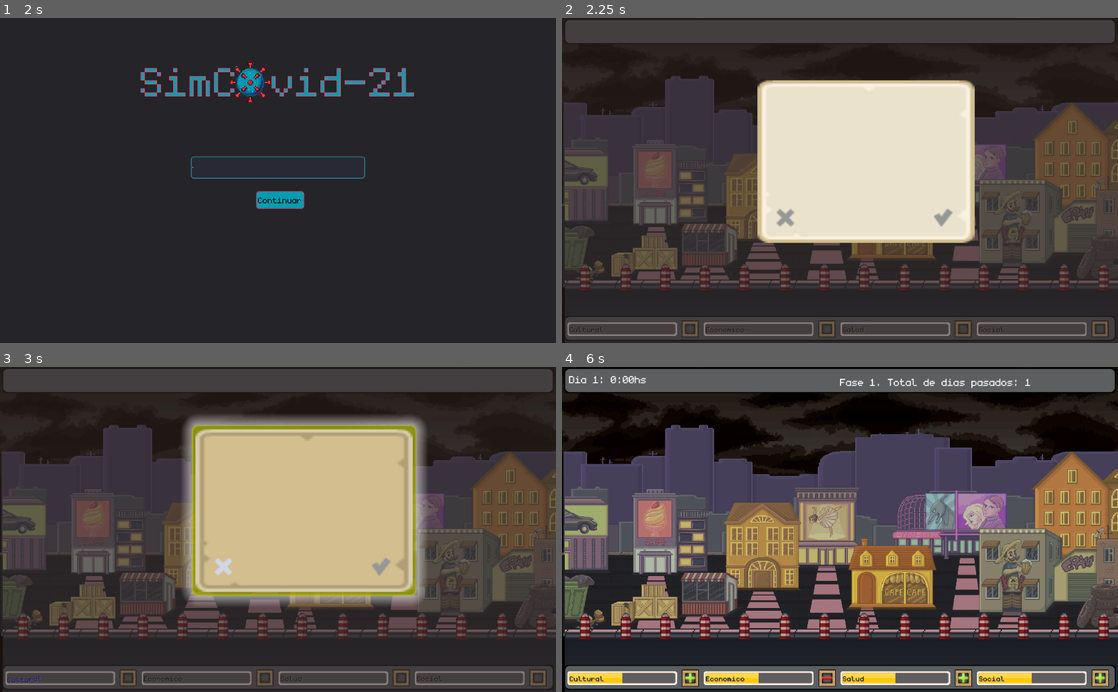
Above: before the commit, frames 1-4 (two rows, left to right).
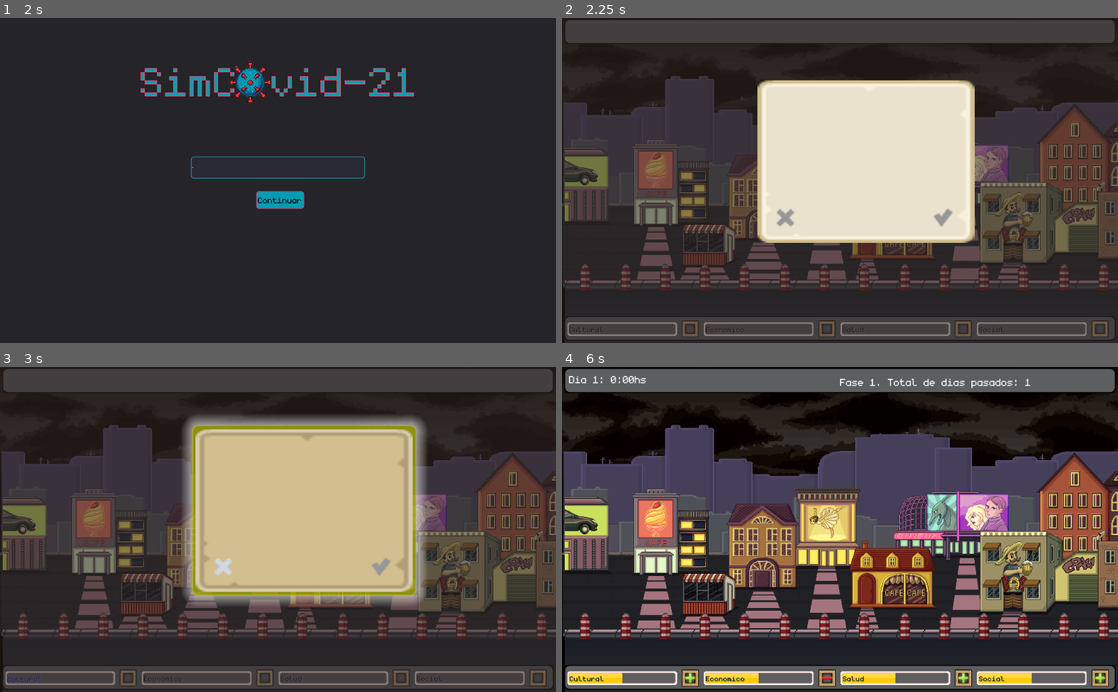
Above: after the commit, the same moments.

Repository: compumundohipermegaredUNQ/SimCovid-21
Game: Godot game, scene res://Main.tscn
Two runs of this game, one before a commit and one after it. Both use one fixed random seed, a clock stepped at 60 frames per second and the inputs below. Video files are missing from this copy of the repository; at most half a second of black plays in their place.
Inputs (mouse positions are in pixels of both pictures, inside the frame that each line leads up to):
- Up to frame 1 (2 s): click "Comenzar" at 0.5 s; click (278, 167) at 1.27 s; type "12" at 1.35 s
- Up to frame 2 (2.25 s): click "Continuar" at 2 s
- Up to frame 3 (3 s): click (222, 565) at 2.75 s
- Up to frame 4 (6 s): click (945, 565) at 3.5 s; click (784, 565) at 4.25 s; click (945, 565) at 5 s; click (784, 565) at 5.75 s

Frame 1 is identical in both runs. In frame 2, 6.0% of the frame differs, in the area x 0-100%, y 26-81%; in frame 3, 5.5%; in frame 4, 24%.

Commit message:
Animaciones del fondo

Diff:
--- a/src/Bar/HealthBar.gd
+++ b/src/Bar/HealthBar.gd
@@ -30,7 +30,7 @@
 var remaining_attempts = 3
 var fase_attempt = true
 
-func initialize(timer:Timer, clock:Node2D, deck_multiplier, main_node):
+func initialize(timer:Timer, clock:Node2D, deck_multiplier, main_node, city):
 	good_event_decider.set_timer(timer)
 	speed_multiplier = 1
 	multiplier = deck_multiplier
@@ -41,9 +41,9 @@
 	self.connect("low_bar", DeckOfCards, "raise_low_card")
 	self.connect("high_bar", DeckOfCards, "raise_high_card")
 	self.connect("game_over", main_node, "game_over")
-	self.connect("low_effect_city", City, "low_effect_city")
-	self.connect("high_effect_city", City, "high_effect_city")
-	self.connect("normal_city", City, "normal_city")
+	self.connect("low_effect_city", city, "low_effect_city")
+	self.connect("high_effect_city", city, "high_effect_city")
+	self.connect("normal_city", city, "normal_city")
 
 func set_healthbar_value(value:float):
 	healthbar.value = value
@@ -88,9 +88,9 @@
 	_update_healthbar()
 
 func affect_city():
-	if _is_low():
+	if get_value() < 40:
 		emit_signal("low_effect_city", healthbar_textlabel.text, healthbar.value)
-	elif _is_high():
+	elif get_value() > 65:
 		emit_signal("high_effect_city", healthbar_textlabel.text, healthbar.value)
 	else:
 		emit_signal("normal_city", healthbar_textlabel.text, healthbar.value)
--- a/src/Bar/HealthBarGroup.gd
+++ b/src/Bar/HealthBarGroup.gd
@@ -22,12 +22,12 @@
 var salud_weight = 0.4
 var social_weight = 0.2
 
-func initialize(timer:Timer, clock:Node2D, multipliers, spawner, main_node):
+func initialize(timer:Timer, clock:Node2D, multipliers, spawner, main_node, city):
 	pedestrian_spawner = spawner
-	cultural_bar.initialize(timer, clock, multipliers['Cultural'], main_node)
-	economia_bar.initialize(timer, clock, multipliers['Economia'], main_node)
-	salud_bar.initialize(timer, clock, multipliers['Salud'], main_node)
-	social_bar.initialize(timer, clock, multipliers['Social'], main_node)
+	cultural_bar.initialize(timer, clock, multipliers['Cultural'], main_node, city)
+	economia_bar.initialize(timer, clock, multipliers['Economia'], main_node, city)
+	salud_bar.initialize(timer, clock, multipliers['Salud'], main_node, city)
+	social_bar.initialize(timer, clock, multipliers['Social'], main_node, city)
 	_update_overall_value()
 	timer.connect("timeout", self, "_update_overall_value")
 	rng = RandomNumberGenerator.new()
--- a/src/Bar/HealthBarGroup.tscn
+++ b/src/Bar/HealthBarGroup.tscn
@@ -120,7 +120,7 @@
 margin_left = 0.0
 margin_top = 0.0
 margin_right = 248.0
-margin_bottom = 35.0
+margin_bottom = 34.0
 size_flags_horizontal = 7
 multiplier = 0.5
 label = "Cultural"
@@ -133,7 +133,7 @@
 margin_left = 251.0
 margin_top = 0.0
 margin_right = 500.0
-margin_bottom = 35.0
+margin_bottom = 34.0
 size_flags_horizontal = 7
 label = "Economico"
 percentage = 0.3
@@ -145,7 +145,7 @@
 margin_left = 503.0
 margin_top = 0.0
 margin_right = 751.0
-margin_bottom = 35.0
+margin_bottom = 34.0
 size_flags_horizontal = 7
 multiplier = -1.0
 label = "Salud"
@@ -158,7 +158,7 @@
 margin_left = 754.0
 margin_top = 0.0
 margin_right = 1003.0
-margin_bottom = 35.0
+margin_bottom = 34.0
 size_flags_horizontal = 7
 multiplier = -0.5
 label = "Social"
--- a/src/Card/GoodEventDecider.gd
+++ b/src/Card/GoodEventDecider.gd
@@ -6,7 +6,7 @@
 
 var global_timer;
 var remaining_ticks_before_emit = TICK_COUNT
-var good_event_percentage_chances = 0.7
+var good_event_percentage_chances = 0.4
 
 func set_timer(timer:Timer):
 	if !global_timer:
--- a/src/City/Animations/Gendarmeria.tres
+++ b/src/City/Animations/Gendarmeria.tres
@@ -7,7 +7,7 @@
 tracks/0/interp = 1
 tracks/0/loop_wrap = true
 tracks/0/imported = false
-tracks/0/enabled = true
+tracks/0/enabled = false
 tracks/0/keys = {
 "times": PoolRealArray( 0, 1 ),
 "transitions": PoolRealArray( 1, 1 ),
@@ -19,10 +19,34 @@
 tracks/1/interp = 1
 tracks/1/loop_wrap = true
 tracks/1/imported = false
-tracks/1/enabled = true
+tracks/1/enabled = false
 tracks/1/keys = {
 "times": PoolRealArray( 0, 1 ),
 "transitions": PoolRealArray( 1, 1 ),
 "update": 0,
 "values": [ Vector2( 936.59, 391.937 ), Vector2( 1063.59, 391.937 ) ]
 }
+tracks/2/type = "value"
+tracks/2/path = NodePath("Basurero:visible")
+tracks/2/interp = 1
+tracks/2/loop_wrap = true
+tracks/2/imported = false
+tracks/2/enabled = true
+tracks/2/keys = {
+"times": PoolRealArray( 0 ),
+"transitions": PoolRealArray( 1 ),
+"update": 1,
+"values": [ false ]
+}
+tracks/3/type = "value"
+tracks/3/path = NodePath("Ruedas:visible")
+tracks/3/interp = 1
+tracks/3/loop_wrap = true
+tracks/3/imported = false
+tracks/3/enabled = true
+tracks/3/keys = {
+"times": PoolRealArray( 0 ),
+"transitions": PoolRealArray( 1 ),
+"update": 1,
+"values": [ false ]
+}
--- a/src/City/Animations/GoodCultural.tres
+++ b/src/City/Animations/GoodCultural.tres
@@ -13,7 +13,7 @@
 tracks/0/interp = 1
 tracks/0/loop_wrap = true
 tracks/0/imported = false
-tracks/0/enabled = true
+tracks/0/enabled = false
 tracks/0/keys = {
 "times": PoolRealArray( 0, 0.25, 0.55 ),
 "transitions": PoolRealArray( 1, 1, 1 ),
@@ -37,7 +37,7 @@
 tracks/2/interp = 1
 tracks/2/loop_wrap = true
 tracks/2/imported = false
-tracks/2/enabled = true
+tracks/2/enabled = false
 tracks/2/keys = {
 "times": PoolRealArray( 0, 0.25, 0.55 ),
 "transitions": PoolRealArray( 1, 1, 1 ),
--- a/src/City/Animations/GoodEconomia.tres
+++ b/src/City/Animations/GoodEconomia.tres
@@ -24,7 +24,7 @@
 tracks/1/interp = 1
 tracks/1/loop_wrap = true
 tracks/1/imported = false
-tracks/1/enabled = true
+tracks/1/enabled = false
 tracks/1/keys = {
 "times": PoolRealArray( 0, 0.25, 0.55 ),
 "transitions": PoolRealArray( 1, 1, 1 ),
--- a/src/City/Animations/GoodSalud.tres
+++ b/src/City/Animations/GoodSalud.tres
@@ -13,7 +13,7 @@
 tracks/0/interp = 1
 tracks/0/loop_wrap = true
 tracks/0/imported = false
-tracks/0/enabled = true
+tracks/0/enabled = false
 tracks/0/keys = {
 "times": PoolRealArray( 0, 0.25, 0.55 ),
 "transitions": PoolRealArray( 1, 1, 1 ),
@@ -37,7 +37,7 @@
 tracks/2/interp = 1
 tracks/2/loop_wrap = true
 tracks/2/imported = false
-tracks/2/enabled = true
+tracks/2/enabled = false
 tracks/2/keys = {
 "times": PoolRealArray( 0, 0.25, 0.55 ),
 "transitions": PoolRealArray( 1, 1, 1 ),
--- a/src/City/Animations/GoodSocial.tres
+++ b/src/City/Animations/GoodSocial.tres
@@ -13,7 +13,7 @@
 tracks/0/interp = 1
 tracks/0/loop_wrap = true
 tracks/0/imported = false
-tracks/0/enabled = true
+tracks/0/enabled = false
 tracks/0/keys = {
 "times": PoolRealArray( 0, 0.25, 0.55 ),
 "transitions": PoolRealArray( 1, 1, 1 ),
@@ -37,7 +37,7 @@
 tracks/2/interp = 1
 tracks/2/loop_wrap = true
 tracks/2/imported = false
-tracks/2/enabled = true
+tracks/2/enabled = false
 tracks/2/keys = {
 "times": PoolRealArray( 0, 0.25, 0.55 ),
 "transitions": PoolRealArray( 1, 1, 1 ),
--- a/src/City/Animations/Picarla.tres
+++ b/src/City/Animations/Picarla.tres
@@ -32,3 +32,27 @@
 "update": 1,
 "values": [ ExtResource( 1 ), ExtResource( 4 ) ]
 }
+tracks/2/type = "value"
+tracks/2/path = NodePath("Ruedas:visible")
+tracks/2/interp = 1
+tracks/2/loop_wrap = true
+tracks/2/imported = false
+tracks/2/enabled = true
+tracks/2/keys = {
+"times": PoolRealArray( 0 ),
+"transitions": PoolRealArray( 1 ),
+"update": 1,
+"values": [ true ]
+}
+tracks/3/type = "value"
+tracks/3/path = NodePath("Basurero:visible")
+tracks/3/interp = 1
+tracks/3/loop_wrap = true
+tracks/3/imported = false
+tracks/3/enabled = true
+tracks/3/keys = {
+"times": PoolRealArray( 0 ),
+"transitions": PoolRealArray( 1 ),
+"update": 1,
+"values": [ true ]
+}
--- a/src/City/Animations/Protest.tres
+++ b/src/City/Animations/Protest.tres
@@ -7,7 +7,7 @@
 tracks/0/interp = 1
 tracks/0/loop_wrap = true
 tracks/0/imported = false
-tracks/0/enabled = true
+tracks/0/enabled = false
 tracks/0/keys = {
 "times": PoolRealArray( 0, 1 ),
 "transitions": PoolRealArray( 1, 1 ),
@@ -19,7 +19,7 @@
 tracks/1/interp = 1
 tracks/1/loop_wrap = true
 tracks/1/imported = false
-tracks/1/enabled = true
+tracks/1/enabled = false
 tracks/1/keys = {
 "times": PoolRealArray( 0, 1 ),
 "transitions": PoolRealArray( 1, 1 ),
--- a/src/City/CITYs.tscn
+++ b/src/City/CITYs.tscn
@@ -5,14 +5,14 @@
 [ext_resource path="res://assets/City/Economia/Basurero-Dia.png" type="Texture" id=3]
 [ext_resource path="res://assets/City/Fixed/City2-Dia.png" type="Texture" id=4]
 [ext_resource path="res://assets/City/Fixed/Road.png" type="Texture" id=5]
-[ext_resource path="res://assets/City/Cultura/Teatro-Dia.png" type="Texture" id=6]
-[ext_resource path="res://assets/City/Salud/Casas-Dia.png" type="Texture" id=7]
+[ext_resource path="res://assets/City/Cultura/Teatro-Noche.png" type="Texture" id=6]
+[ext_resource path="res://assets/City/Salud/Casas-Noche.png" type="Texture" id=7]
 [ext_resource path="res://assets/City/Fixed/crosswalk.png" type="Texture" id=8]
-[ext_resource path="res://assets/City/Cultura/Chori-Dia.png" type="Texture" id=9]
-[ext_resource path="res://assets/City/Social/Cafe-Dia.png" type="Texture" id=10]
-[ext_resource path="res://assets/City/Economia/Negocios-Dia.png" type="Texture" id=11]
-[ext_resource path="res://assets/City/Economia/Bar-Dia.png" type="Texture" id=12]
-[ext_resource path="res://assets/City/Salud/Hospital-Dia.png" type="Texture" id=13]
+[ext_resource path="res://assets/City/Cultura/Chori-Noche.png" type="Texture" id=9]
+[ext_resource path="res://assets/City/Social/Cafe-Noche.png" type="Texture" id=10]
+[ext_resource path="res://assets/City/Economia/Bar-Noche.png" type="Texture" id=11]
+[ext_resource path="res://assets/City/Economia/Negocios-Noche.png" type="Texture" id=12]
+[ext_resource path="res://assets/City/Salud/Hospital-Noche.png" type="Texture" id=13]
 [ext_resource path="res://assets/City/Fixed/Floor.png" type="Texture" id=14]
 [ext_resource path="res://src/City/Animations/BadCultura.tres" type="Animation" id=15]
 [ext_resource path="res://src/City/Animations/Picarla.tres" type="Animation" id=16]
@@ -220,9 +220,9 @@
 anchor_bottom = 0.641
 margin_left = 0.864
 margin_top = 0.143982
-margin_right = -4.146
-margin_bottom = -4.16397
-texture = ExtResource( 11 )
+margin_right = 0.503998
+margin_bottom = -1.056
+texture = ExtResource( 12 )
 expand = true
 __meta__ = {
 "_edit_use_anchors_": false
@@ -235,8 +235,8 @@
 anchor_bottom = 0.618
 margin_left = 0.22998
 margin_top = -0.251999
-margin_right = -3.31104
-margin_bottom = -1.03699
+margin_right = 1.79797
+margin_bottom = 0.748016
 texture = ExtResource( 6 )
 expand = true
 __meta__ = {
@@ -246,12 +246,12 @@
 [node name="Hospital" type="TextureRect" parent="."]
 anchor_left = 0.826
 anchor_top = 0.257
-anchor_right = 1.109
-anchor_bottom = 0.614
+anchor_right = 1.107
+anchor_bottom = 0.612
 margin_left = -0.0840454
 margin_top = -0.227997
-margin_right = -2.55505
-margin_bottom = -0.927032
+margin_right = 1.90515
+margin_bottom = 1.50522
 texture = ExtResource( 7 )
 expand = true
 __meta__ = {
@@ -265,9 +265,9 @@
 anchor_bottom = 0.758
 margin_left = 0.0100098
 margin_top = -0.108002
-margin_right = -1.95203
-margin_bottom = 0.16803
-texture = ExtResource( 12 )
+margin_right = 0.978027
+margin_bottom = 1.29199
+texture = ExtResource( 11 )
 expand = true
 __meta__ = {
 "_edit_use_anchors_": false
@@ -280,8 +280,8 @@
 anchor_bottom = 0.68
 margin_left = 0.242004
 margin_top = 0.151978
-margin_right = -1.552
-margin_bottom = 0.280029
+margin_right = -0.141998
+margin_bottom = 1.35199
 texture = ExtResource( 13 )
 expand = true
 __meta__ = {
@@ -295,8 +295,8 @@
 anchor_bottom = 0.752
 margin_left = -0.135986
 margin_top = -7.12003
-margin_right = -2.315
-margin_bottom = -7.87402
+margin_right = -0.143982
+margin_bottom = -6.32004
 texture = ExtResource( 10 )
 expand = true
 __meta__ = {
@@ -311,8 +311,8 @@
 anchor_bottom = 0.76
 margin_left = 0.0299835
 margin_top = -0.292023
-margin_right = -0.299011
-margin_bottom = 1.54898
+margin_right = -2.39694
+margin_bottom = 0.698547
 texture = ExtResource( 9 )
 expand = true
 __meta__ = {
@@ -324,9 +324,9 @@
 anchor_top = 0.651
 anchor_right = 1.004
 anchor_bottom = 0.805
-margin_left = 6.79803
+margin_left = 133.798
 margin_top = 1.33701
-margin_right = 7.53101
+margin_right = 134.531
 margin_bottom = 1.32101
 texture = ExtResource( 2 )
 expand = true
@@ -340,9 +340,9 @@
 anchor_top = 0.624
 anchor_right = 0.219
 anchor_bottom = 0.803
-margin_left = -5.24
+margin_left = -228.24
 margin_top = 2.60001
-margin_right = -5.34601
+margin_right = -228.346
 margin_bottom = 2.48401
 texture = ExtResource( 3 )
 expand = true
--- a/src/City/City.gd
+++ b/src/City/City.gd
@@ -1,21 +1,13 @@
 extends Node
-
-var cultural
-var economia
-var salud
-var social
-var protesta
 
 var bar_names
 
-func _ready():
-	bar_names = {
-		'Cultural': $Animations/CulturaAnimation,
-		'Economico': $Animations/EconomiaAnimation,
-		'Salud': $Animations/SaludAnimation,
-		'Social': $Animations/SocialAnimation,
-		'Protesta': $Animations/ProtestaAnimation
-	}
+onready var protests = {
+	'Cultural': false,
+	'Economico': false,
+	'Salud': false,
+	'Social': false
+}
 
 func initialize():
 	bar_names = {
@@ -26,51 +18,36 @@
 		'Protesta': $Animations/ProtestaAnimation
 	}
 
-onready var protests = {
-	'Cultural': false,
-	'Economico': false,
-	'Salud': false,
-	'Social': false
-}
-
 func low_effect_city(category, _value):
 	bar_names[category].play("BadEvent")
 	beggin_protest(category)
 
 func normal_city(category, _value):
-	for names in bar_names.keys():
-		if name == 'Cultural':
-			$CulturaAnimation.stop()
-		if name == 'Economico':
-			$EconomiaAnimation.stop()
-		if name == 'Salud':
-			$SaludAnimation.stop()
-		if name == 'Social':
-			$SocialAnimation.stop()
-	stop_protest(category)
+	bar_names[category].stop()
+	if protests[category]:
+		stop_protest(category)
 
 func high_effect_city(category, _value):
-	bar_names[category].play("goodEvent")
+	bar_names[category].play("GoodEvent")
 	beggin_protest(category)
-	stop_protest(category)
+
 
 func beggin_protest(category):
-	if protests.values().has(true):
-		#empeorar (hacer mas visible) animacion de tacho y ruedas
-		var exponential = 1 - protests.values().count(true) * 0.2
-		$ProtestaAnimation.play("Picarla", -1, exponential, false)
-	else:
+	var exponential = 1 + protests.values().count(true) * 0.2
+	if ! protests.values().has(true):
 		#que aparezcan los tachos y ruedas
-		$ProtestaAnimation.play("Protest")
-		$ProtestaAnimation.play("Picarla")
+		bar_names["Protesta"].play("Protest")
+		print($Basurero.rect_position)
+	bar_names["Protesta"].play("Picarla", -1, exponential, false)
 	protests[category] = true
 
+
 func stop_protest(category):
+	protests[category] = false
 	if protests.values().has(true):
 		#mejorar (hacer mas visible) animacion de tacho y ruedas
 		var exponential = 1 - protests.values().count(true) * 0.2
-		$ProtestaAnimation.play("Picarla", -1, exponential, false)
-	else:
+		bar_names["Protesta"].play("Picarla", -1, exponential, false)
+	else :
 		#que desaparezcan los tachos y ruedas
 		bar_names["Protesta"].play("Gendarmeria")
-	protests[category] = false
--- a/src/Main.gd
+++ b/src/Main.gd
@@ -16,6 +16,7 @@
 onready var text_animation = $GameOverScreen/VBoxContainer/Text/TextAnimation
 onready var game_over_text = $GameOverScreen/VBoxContainer/Text/GameOverText
 onready var background_music = $Background/BackgroundMusic
+onready var city = $Background/CITY
 
 export (float) var seconds_per_day = 15
 var round_number= 1
@@ -28,10 +29,10 @@
 func _startGame(multipliers):
 	clock.initialize(timer, pedestrian_spawner, clock_label, fase_label)
 	background.initialize(clock)
-	City.initialize()
+	city.initialize()
 	# Esto eventualmente se elegirá desde el menú antes de arrancar
 	pedestrian_spawner.initialize(timer, self, healt_bar_group)
-	healt_bar_group.initialize(timer, clock, multipliers, pedestrian_spawner, self)
+	healt_bar_group.initialize(timer, clock, multipliers, pedestrian_spawner, self, city)
 	clock.set_seconds_per_day(seconds_per_day)
 
 func set_multipliers(multipliers):
Not shown: 1 places in Main.tscn that only renumber resources
